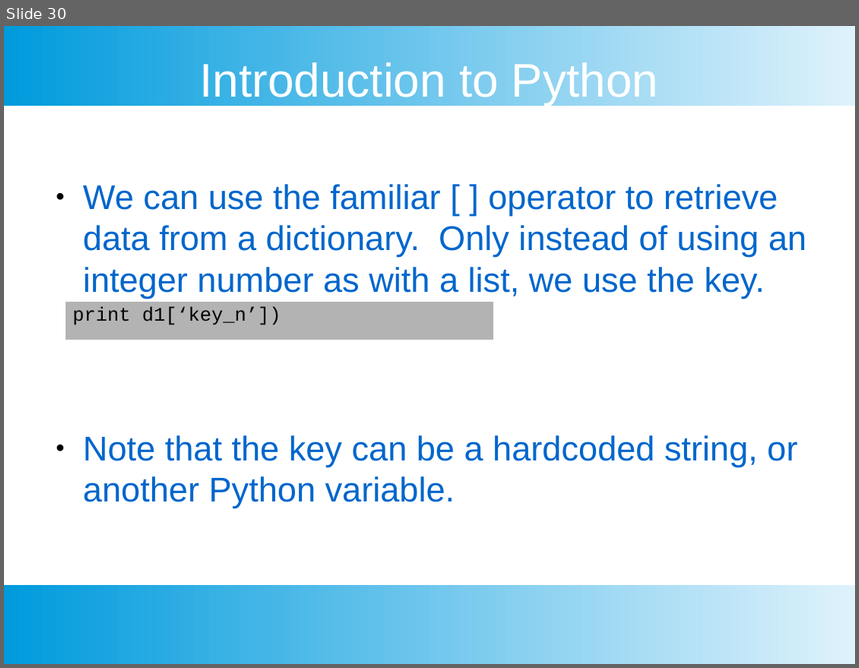
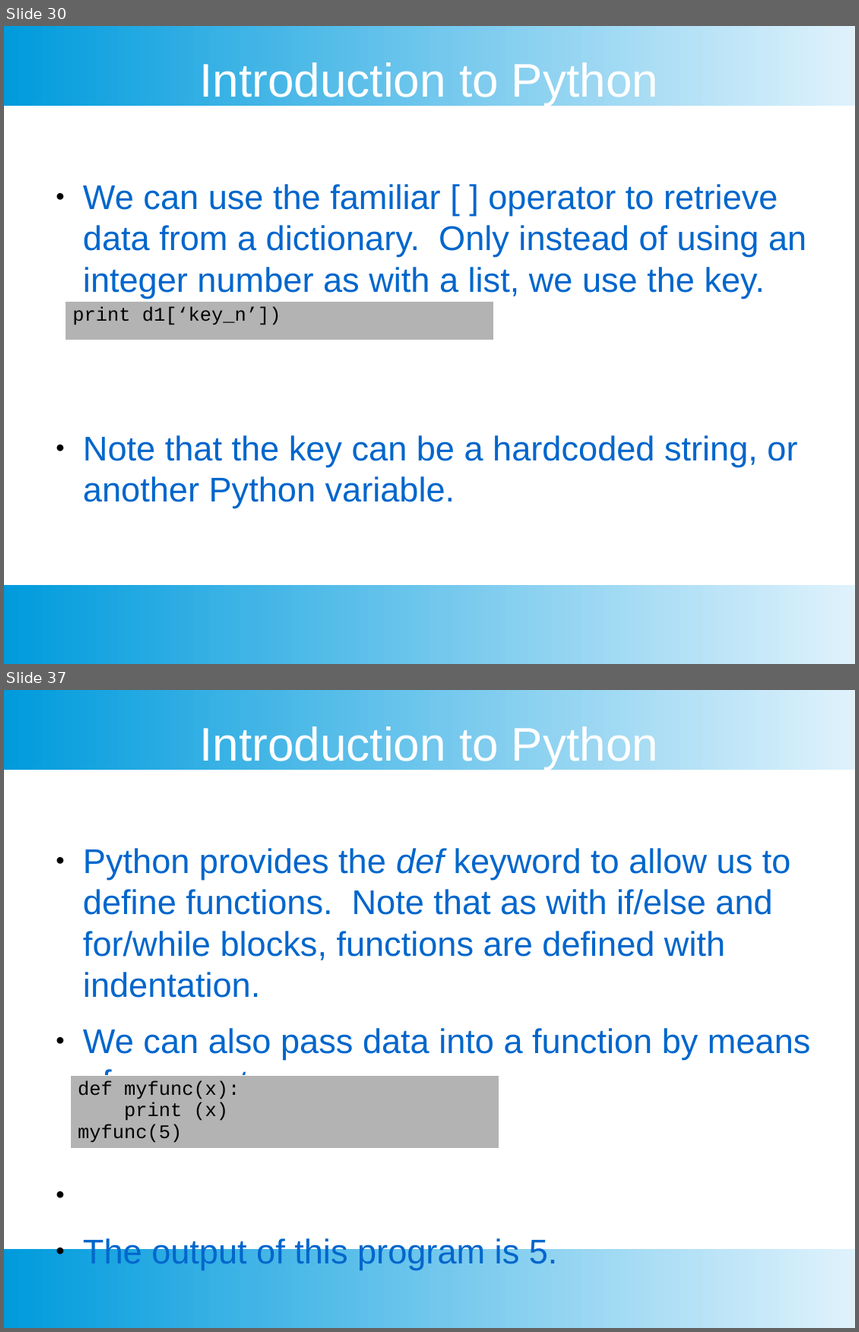
Before and after one commit to chankeypathak/CitiDataScience, a slide deck: docs/Module 1.pptx. Shown one above the other, each under a label of ours: slide 30 before the commit, slides 30 and 37 after it; the slides between them are not shown. The pictures are 859x668 and 859x1332 pixels, drawn with LibreOffice and Linux fonts; fonts in the diff are those of the drawing. Boxes give left, top, right and bottom in pixels: in the first picture for what was removed or moved away, otherwise in the second. Text is boxed around its words. In the diff, an @@ line names an element or a change of style, - is before the commit and + after.

```diff
--- a/docs/Module 1.pptx
+++ b/docs/Module 1.pptx
@@ slide 37 added at (x1=4, y1=690, x2=855, y2=1328), background #FFFFFF; not listed: 2 template elements that a slide beside it also shows @@
@@ text added at (x1=200, y1=723, x2=658, y2=770), 44 pt, text #FFFFFF @@
+Introduction to Python
@@ text added at (x1=83, y1=848, x2=811, y2=1270), 32 pt, text #0066CC @@
+● Python provides the def keyword to allow us to define functions. Note that as with if/else and for/while blocks, functions are defined with indentation.
+● We can also pass data into a function by means of parameters.
+● The output of this program is 5.
@@ table added at (x1=70, y1=1075, x2=499, y2=1146), 1 rows, 1 columns @@
+def myfunc(x): / print (x) / myfunc(5)
```
Also in this commit, not shown: 9 other slides added, 1 other file.
